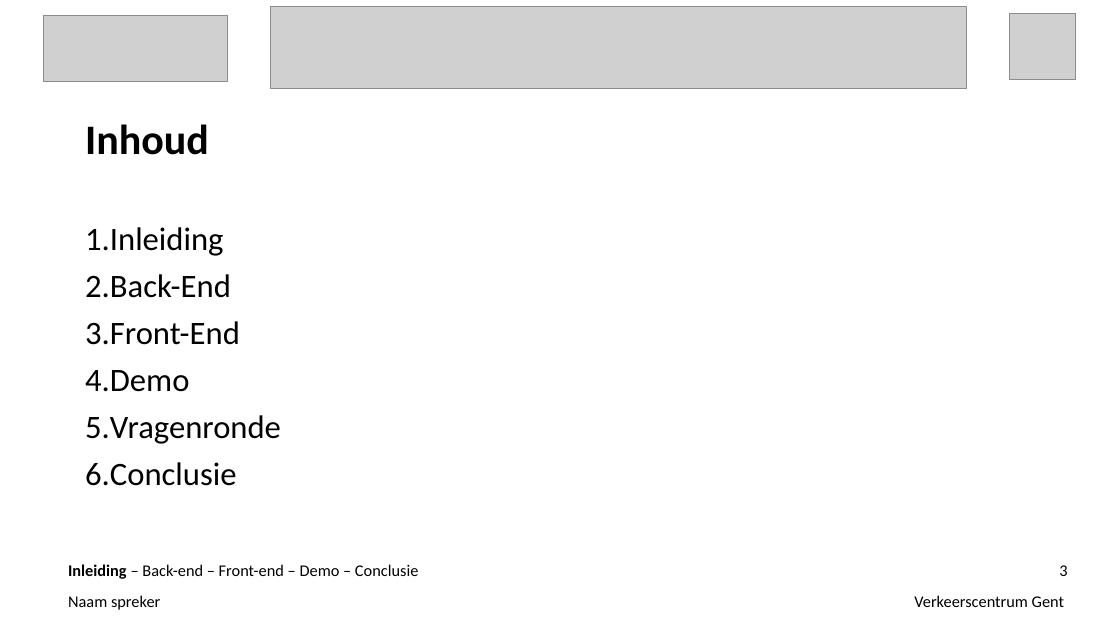
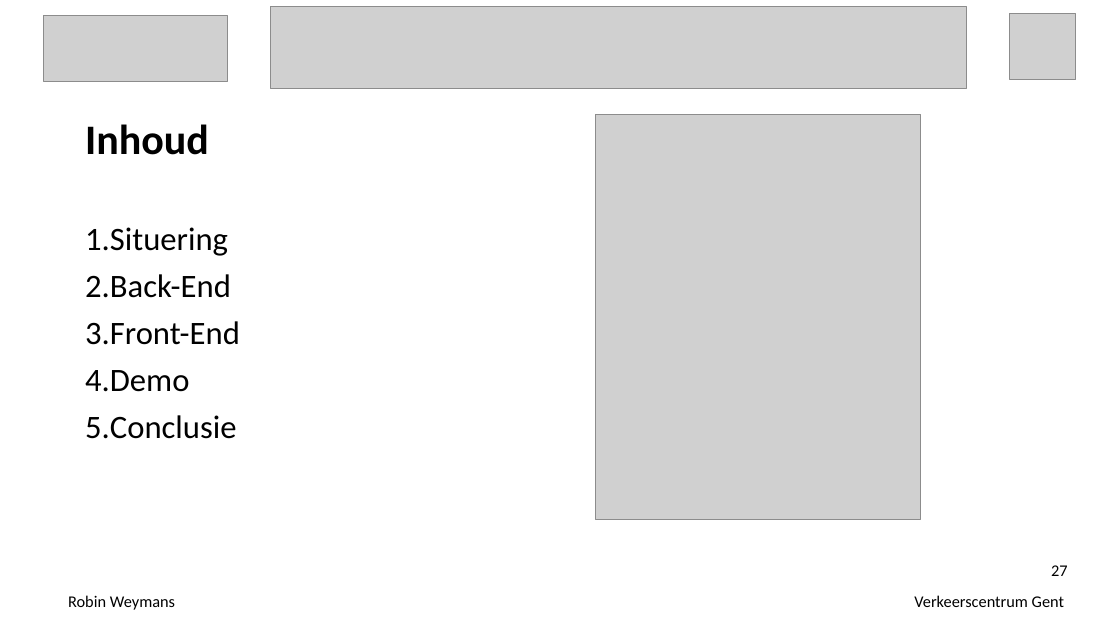
Before and after one commit to ghentlivinglab/Traffic-Travel-Time-Analyzer-1, a slide deck: slide 27 of Einddocumentatie/Presentatie.ppt (slide 3 before the commit). Drawn at 1120x630 pixels with LibreOffice and Linux fonts; fonts in the diff are those of the drawing; grey boxes stand for pictures. Boxes give left, top, right and bottom in pixels: in the first picture for what was removed or moved away, otherwise in the second. Text is boxed around its words. In the diff, an @@ line names an element or a change of style, - is before the commit and + after.

```diff
--- a/Einddocumentatie/Presentatie.ppt
+++ b/Einddocumentatie/Presentatie.ppt
@@ picture added at [595, 114, 920, 519] @@
@@ text at [85, 227, 228, 256]: text changed @@
-1. Inleiding
+1. Situering
@@ text at [85, 415, 281, 444]: paragraph removed @@
-5. Vragenronde
@@ text removed at [68, 564, 418, 579] @@
-Inleiding – Back-end – Front-end – Demo – Conclusie
@@ page number at [1051, 565, 1068, 576]: text changed @@
-3
+27
@@ text at [68, 595, 175, 610]: text changed @@
-Naam spreker
+Robin Weymans
```
Also in this commit, not shown: 20 other slides changed, 6 slides added, 1 slide removed, 1 other file.
